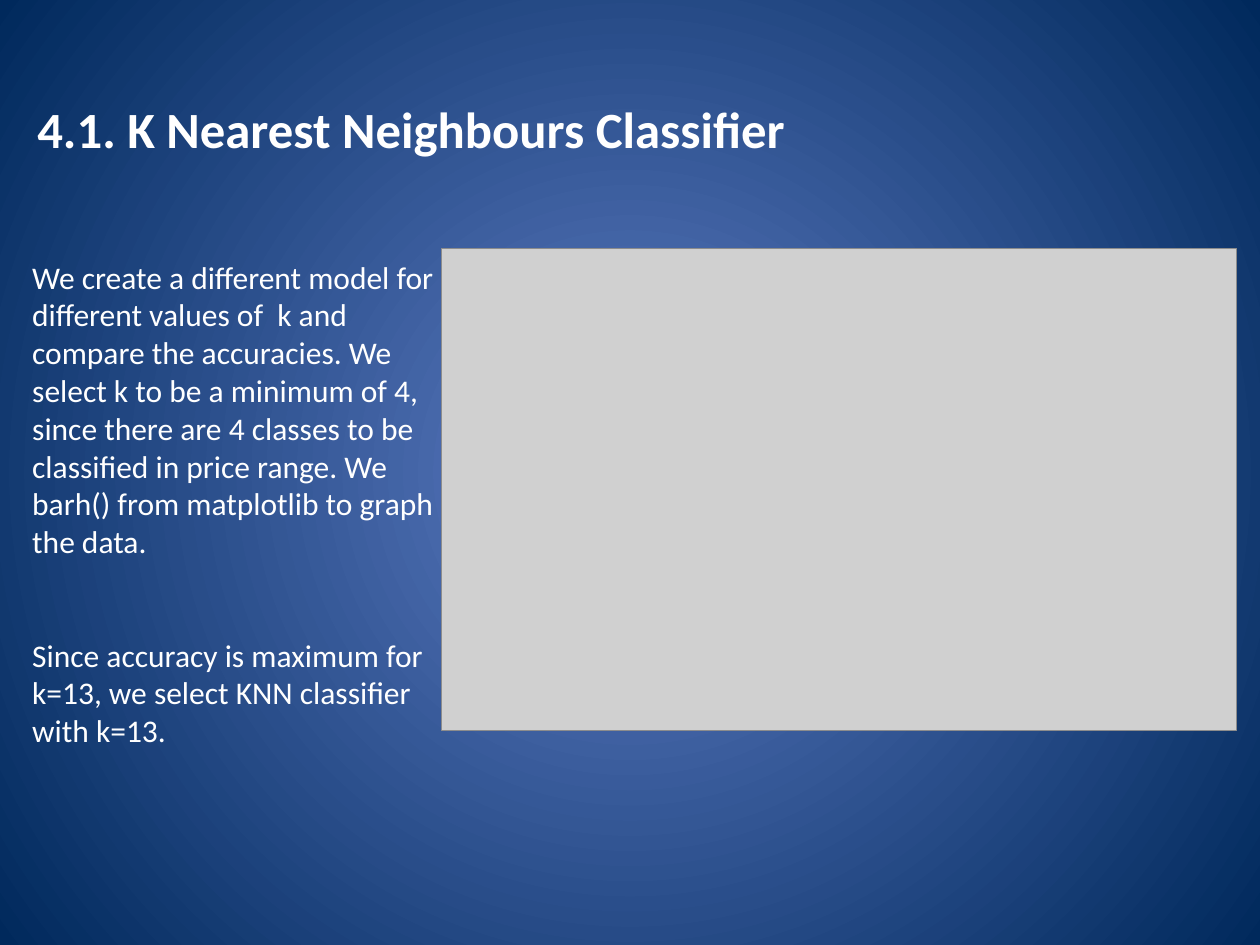
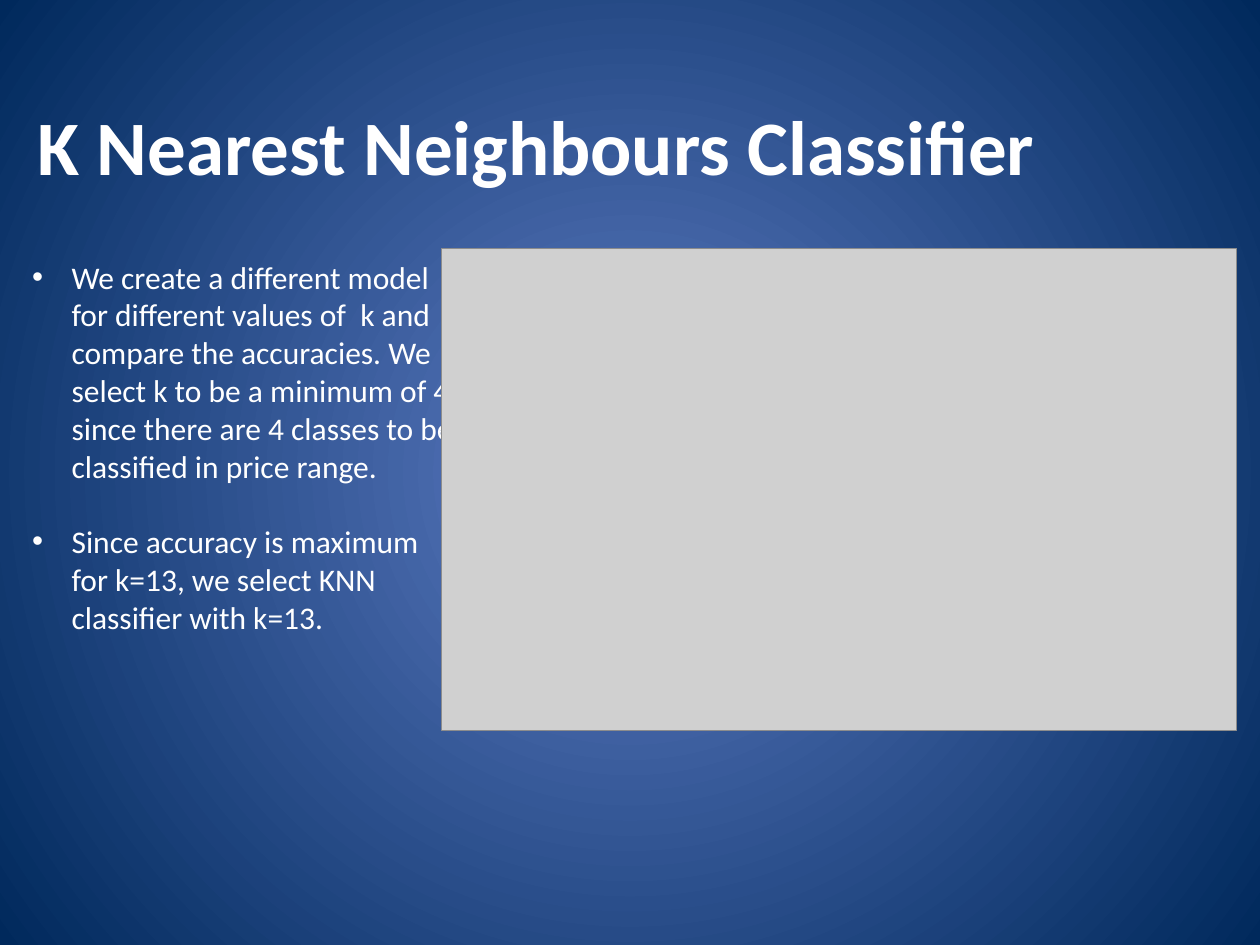
Before and after one commit to debjitg97/Mobile-Price-Classifier, a slide deck: slide 18 of Mobile Price Prediction Using KNN Classifier.pptx. Drawn at 1260x945 pixels with LibreOffice and Linux fonts; fonts in the diff are those of the drawing; grey boxes stand for pictures. Boxes give left, top, right and bottom in pixels: in the first picture for what was removed or moved away, otherwise in the second. Text is boxed around its words. In the diff, an @@ line names an element or a change of style, - is before the commit and + after.

```diff
--- a/Mobile Price Prediction Using KNN Classifier.pptx
+++ b/Mobile Price Prediction Using KNN Classifier.pptx
@@ text at (37,121,1034,188): text changed; size 29 to 44 pt @@
-4.1. K Nearest Neighbours Classifier
+K Nearest Neighbours Classifier
@@ text at (72,267,457,484): text changed @@
-We create a different model for different values of k and compare the accuracies. We select k to be a minimum of 4, since there are 4 classes to be classified in price range. We barh() from matplotlib to graph the data.
+• We create a different model for different values of k and compare the accuracies. We select k to be a minimum of 4, since there are 4 classes to be classified in price range.
@@ text at (72,531,419,630): bullet none to • @@
```
Also in this commit, not shown: 22 other slides changed.
